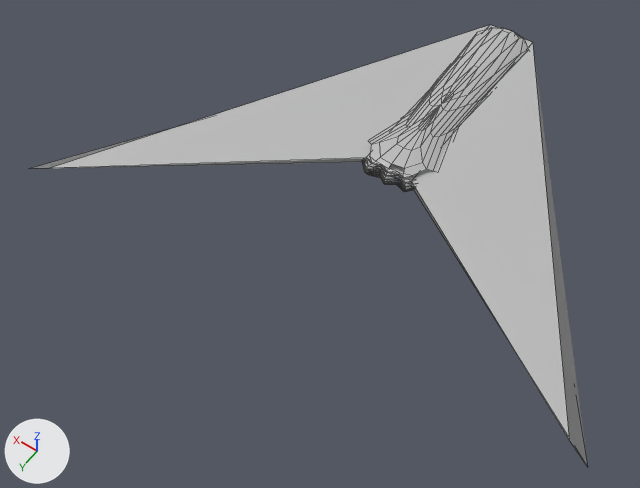
One commit to the FBX model Assets/Models/playership.fbx: the scene before it, then after it.
One viewpoint serves both versions: a camera (50 mm lens) standing at (-5.47, 12.79, 12.17) and looking at (0.54, 4.38, -1.06). The lights are fixed; the arrows at lower left show +X, +Y and +Z. Mesh edges are drawn as thin lines. Where no turn or scale is listed for an object, it has been applied to the vertices. Vertices at the same position are counted once.

In view in the first picture: 'playership'.
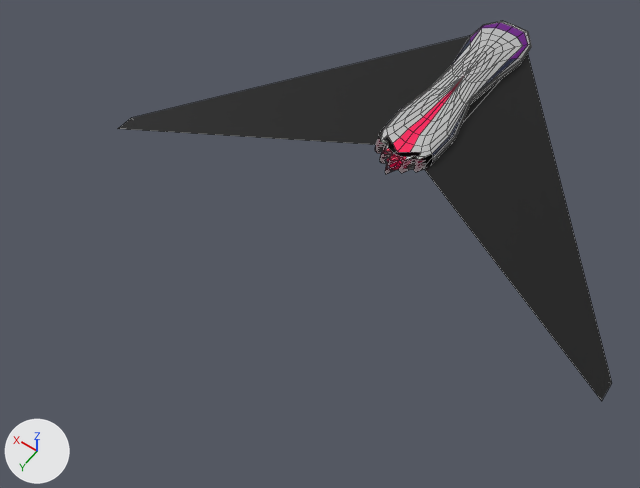
Location of each change, (x1, y1, x2, y2) in pixels of the pictures (640 x 488 px):
'playership', reshaped, moved (11% narrower, 14% shorter)
    before: (30, 25, 588, 467)
    after: (118, 21, 612, 401)
part 1 of me_mesh, rebuilt (7% narrower, 7% shorter)
    before: (362, 28, 529, 192)
    after: (375, 21, 531, 174)
part 2 of me_mesh, rebuilt (11% narrower, 17% shorter)
    before: (30, 25, 588, 467)
    after: (118, 36, 612, 401)

Edits to the bpy script that builds the scene:
```text
Add mat_lambert4:
    mat_lambert4 = principled_material('lambert4')
    mat_lambert4.base_color = (0.0082, 0.016, 0.0601)  # dark blue #162245
Add mat_lambert3:
    mat_lambert3 = principled_material('lambert3')
    mat_lambert3.base_color = (0.146, 0.0, 0.238)  # purple #6b0086
Add mat_lambert7:
    mat_lambert7 = principled_material('lambert7')
    mat_lambert7.base_color = (0.935, 0.0, 0.0927)  # pink #f80056
Add mat_lambert5:
    mat_lambert5 = principled_material('lambert5')
    mat_lambert5.base_color = (0.181, 0.0, 0.0301)  # dark red #760030
Add mat_lambert2:
    mat_lambert2 = principled_material('lambert2')
    mat_lambert2.base_color = (0.0, 0.0, 0.0)  # black #000000
Change me_mesh:
    used by ob_playership; location = (0.0, 2.45, 0.0)
    remove me_mesh.from_pydata(...)  # 299 vertices, 312 faces; spans x -5.5..5.5, y -4.3..4.3, z -0.31..0.31
    add me_mesh.from_pydata(...)  # 469 vertices, 492 faces; spans x -5.2..5.2, y -3.41..3.41, z -0.46..0.46
    me_mesh part 1: the loose piece of 287 vertices spanning x -0.82..0.75, y -4.3..0.75, z -0.31..0.31 is rebuilt with 452 vertices and now spans x -0.62..0.62, y -3.41..1.7, z -0.14..0.46
    me_mesh part 2: the loose piece of 12 vertices spanning x -5.5..5.5, y -4.28..4.3, z 0.0..0.11 is rebuilt with 16 vertices and now spans x -5.2..5.2, y -2.96..3.41, z -0.46..0.12, in mat_lambert2 (black #000000)
    add me_mesh.materials.append(mat_lambert7)  # pink #f80056
    add me_mesh.materials.append(mat_lambert5)  # dark red #760030
    add me_mesh.materials.append(mat_lambert4)  # dark blue #162245
    add me_mesh.materials.append(mat_lambert3)  # purple #6b0086
    add me_mesh.materials.append(mat_lambert2)  # black #000000
Change ob_playership:
    ob_playership.location: (0.0, 2.45, 0.0) -> (0.0, 1.37, -0.02)
```
